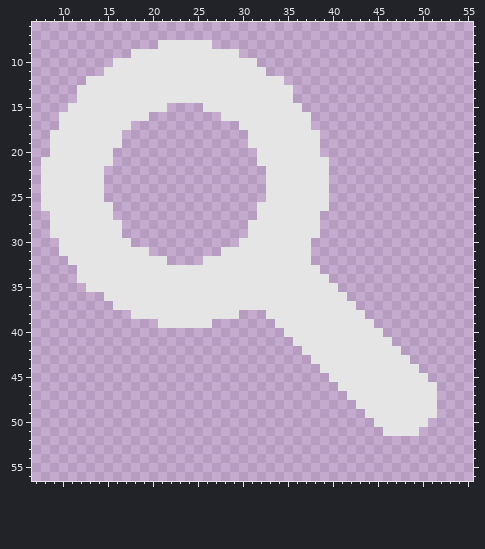
A pixel-art file gets an edit: ui/icons/magnifier.aseprite. The picture above was drawn from the file before the commit.
64x64 pixels, 1 frame. Shown: x 7..55, y 6..56.
And afterwards:
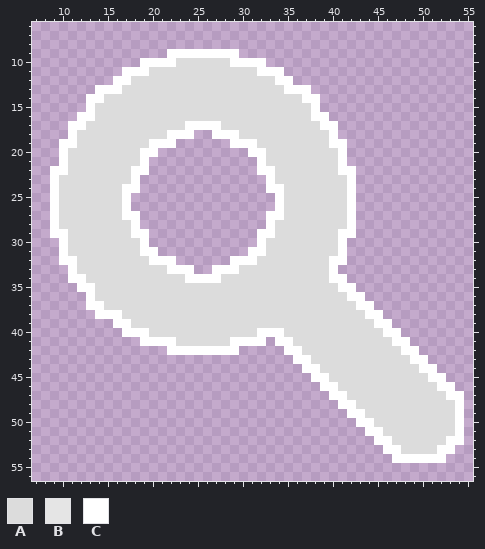
Palette (. is transparent): A #dcdcdc  B #e5e5e5  C #ffffff
Change:
Changed rows in their new state; - is an unchanged pixel.
first column x 8:
 8 -------------......----------------------------
 9 ----------....CCCCCCCC-------------------------
10 --------...CCCCAAAAAACCCC----------------------
11 -------..CCCAAAAAAAAAAAACCC--------------------
12 -----...CCAAAAAAAAAAAAAAAACC-------------------
13 ----..CCCAAAAAAAAAAAAAAAAAACCC-----------------
14 ----.CCAAAAAAAAAAAAAAAAAAAAAACC----------------
15 ---..CAAAAAAAAAAAAAAAAAAAAAAAAC----------------
16 --..CCAAAAAAAAAAAAAAAAAAAAAAAACC---------------
17 --.CCAAAAAAAAAAACCCCAAAAAAAAAAACC--------------
18 -..CAAAAAAAAAACCC--CCCAAAAAAAAAAC--------------
19 -.CCAAAAAAAACCC------CCCAAAAAAAACC-------------
20 -.CAAAAAAAACC----------CCAAAAAAAAC-------------
21 ..CAAAAAAAAC------------CAAAAAAAAC-------------
22 .CCAAAAAAACC------------CCAAAAAAACC------------
23 .CAAAAAAAAC--------------CAAAAAAAAC------------
24 .CAAAAAAACC--------------CCAAAAAAAC------------
25 .CAAAAAAAC---------------.CAAAAAAAC------------
26 .CAAAAAAAC--------------..CAAAAAAAC------------
27 -CAAAAAAACC-------------.CCAAAAAAAC------------
28 -CAAAAAAAAC------------..CAAAAAAAAC------------
29 -CCAAAAAAACC-----------.CCAAAAAAACC------------
30 --CAAAAAAAAC----------..CAAAAAAAAC-------------
31 --CAAAAAAAACC-------...CCAAAAAAAAC-------------
32 --CCAAAAAAAACCC---...CCCAAAAAAAACC-------------
33 ---CAAAAAAAAAACCC..CCCAAAAAAAAAAC--------------
34 ---CCAAAAAAAAAAACCCCAAAAAAAAAAAACC-------------
35 ----CCAAAAAAAAAAAAAAAAAAAAAAAAAAACC------------
36 -----CAAAAAAAAAAAAAAAAAAAAAAAAAAAACC-----------
37 -----CCAAAAAAAAAAAAAAAAAAAAAAAAAAAACC----------
38 ------CCCAAAAAAAAAAAAAAAAAAAAAAAAAAACC---------
39 --------CCAAAAAAAAAAAAAAAAAAAAAAAAAAACC--------
40 ---------CCCAAAAAAAAAAAACCCAAAAAAAAAAACC-------
41 -----------CCCCAAAAAACCCC-CCAAAAAAAAAAACC------
42 --------------CCCCCCCC-----CCAAAAAAAAAAACC-----
43 ----------------------------CCAAAAAAAAAAACC----
44 -----------------------------CCAAAAAAAAAAACC---
45 ------------------------------CCAAAAAAAAAAACC--
46 -------------------------------CCAAAAAAAAAAACC-
47 --------------------------------CCAAAAAAAAAAACC
48 ---------------------------------CCAAAAAAAAAAAC
49 ----------------------------------CCAAAAAAAAAAC
50 -----------------------------------CCAAAAAAAAAC
51 ------------------------------------CCAAAAAAAAC
52 -------------------------------------CCAAAAAACC
53 --------------------------------------CCAAAACC-
54 ---------------------------------------CCCCCC--
Changed places in both pictures, as pixel boxes (x1, y1, x2, y2):
changed: (41, 40, 464, 463)
